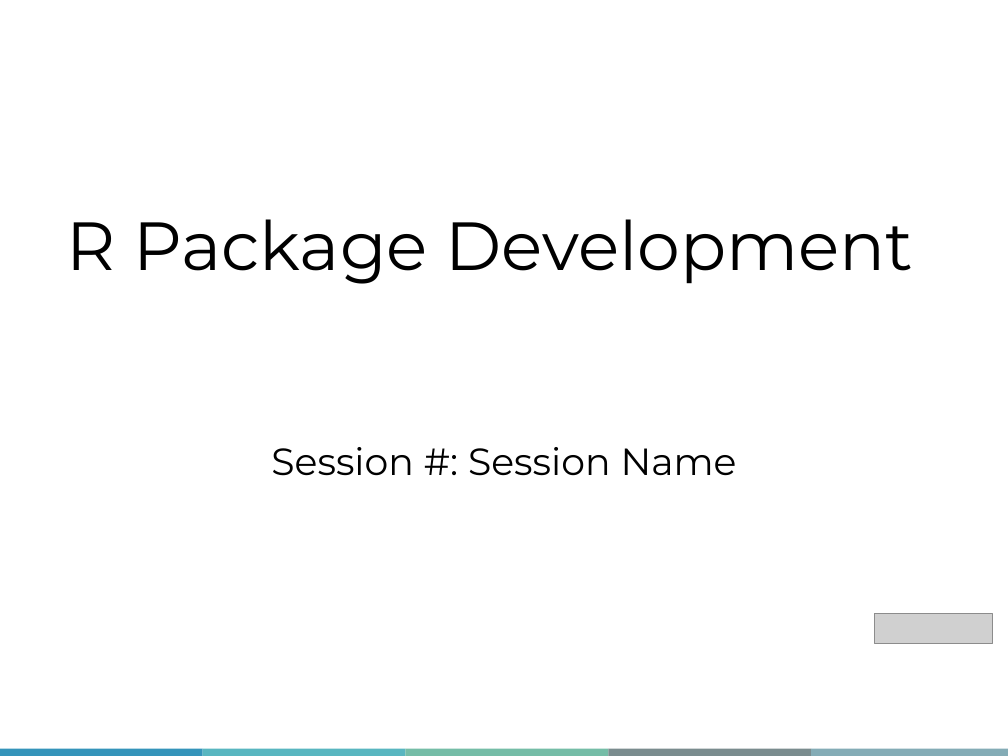
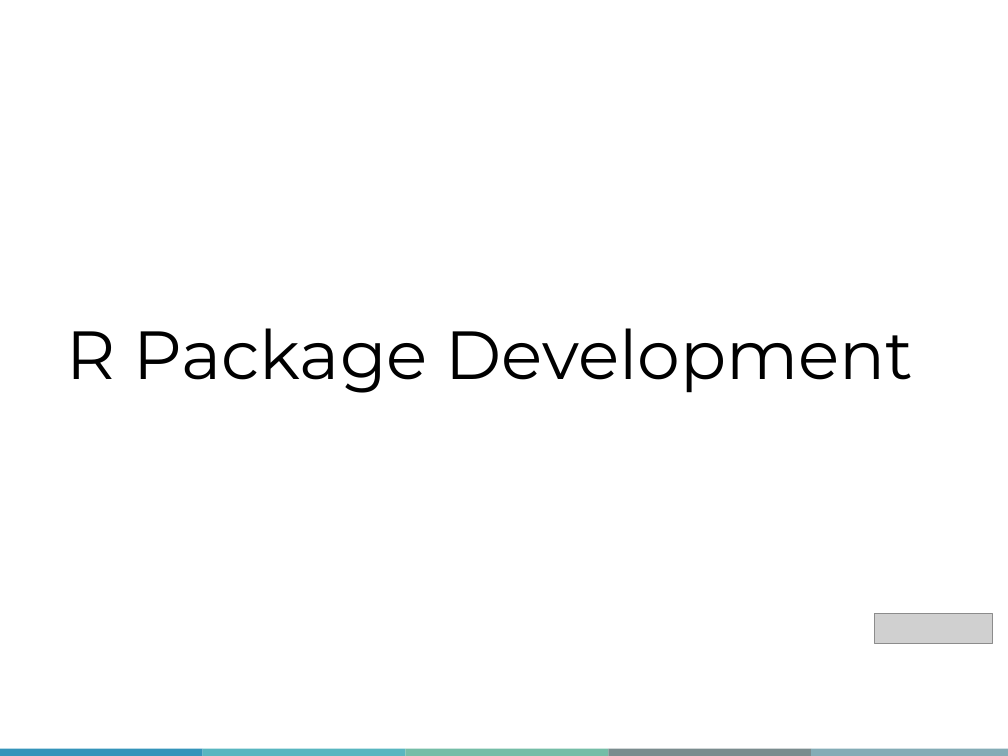
Before and after one commit to QLS-MiCM/RPackageDevelopment, a slide deck: slide 2 of Slides/RPackageDevelopment_Slides.pptx. Drawn at 1008x756 pixels with LibreOffice and Linux fonts; fonts in the diff are those of the drawing; grey boxes stand for pictures; background and template pictures are left out. Boxes give left, top, right and bottom in pixels: in the first picture for what was removed or moved away, otherwise in the second. Text is boxed around its words. In the diff, an @@ line names an element or a change of style, - is before the commit and + after.

```diff
--- a/Slides/RPackageDevelopment_Slides.pptx
+++ b/Slides/RPackageDevelopment_Slides.pptx
@@ title "R Package Development" moved from (x1=67, y1=219, x2=914, y2=284) to (x1=67, y1=328, x2=914, y2=393) @@
@@ subtitle removed at (x1=271, y1=447, x2=737, y2=476) @@
-Session #: Session Name
```
Also in this commit, not shown: 2 other slides changed, 1 slide added, 1 other file.
